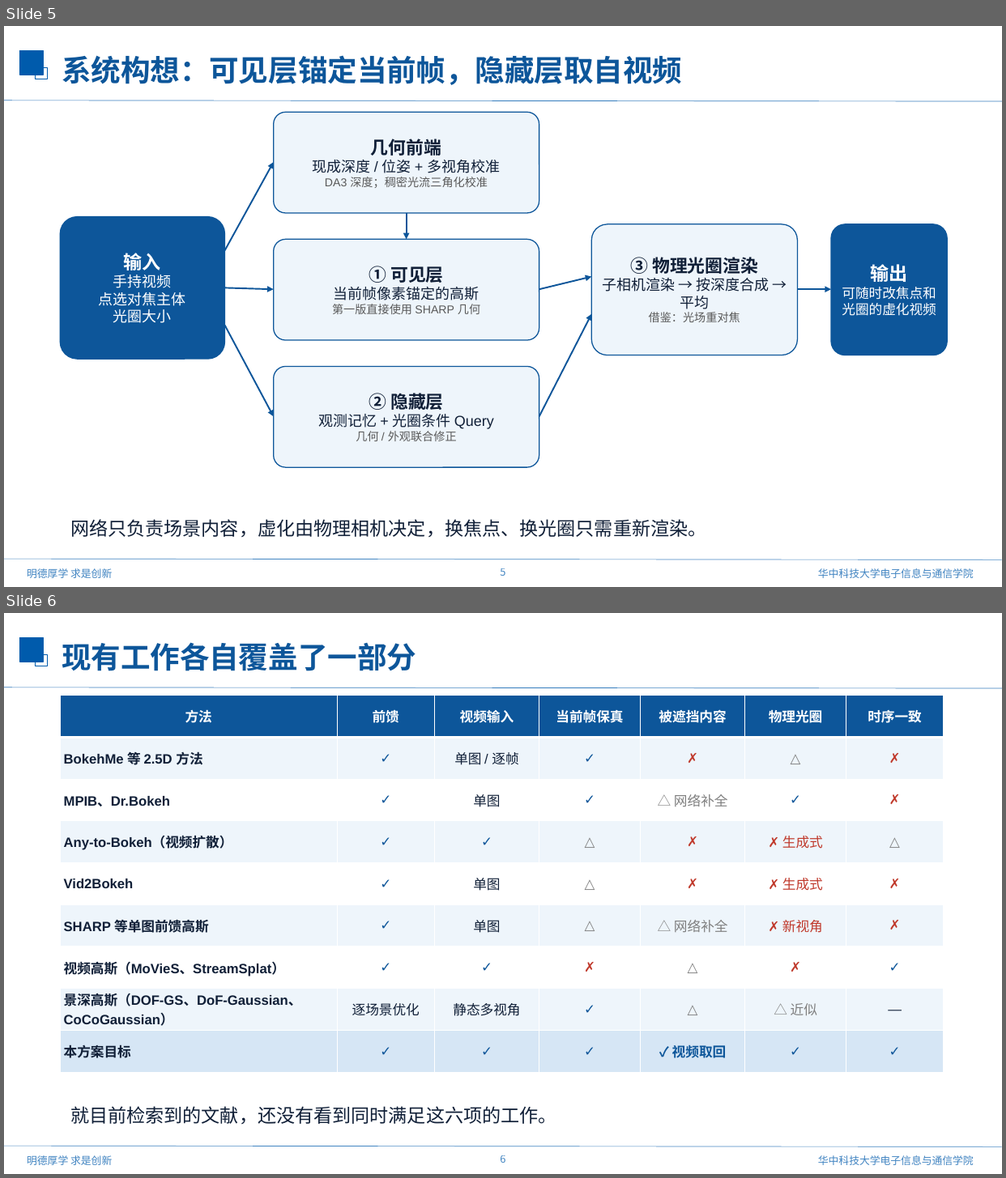
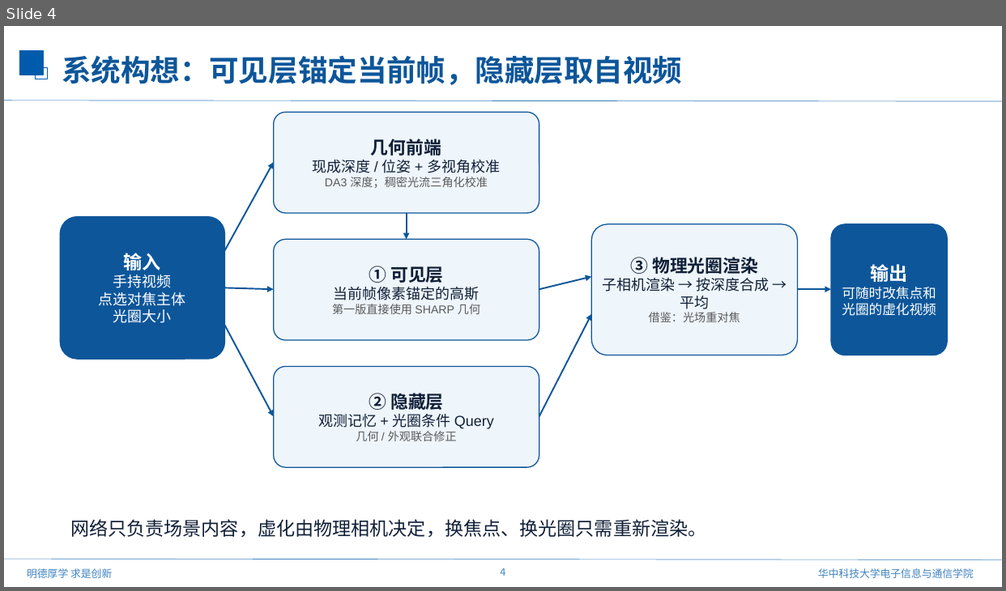
Before and after one commit to mengmcy1/OPPO-depth-guided-video-bokeh, a slide deck: 汇报/2026-11-11_前馈视频虚化思路与验证/前馈视频虚化思路与验证_1111.pptx. Shown one above the other, each under a label of ours: slides 5 and 6 before the commit, slide 4 after it. The pictures are 1006x1178 and 1006x591 pixels, drawn with LibreOffice and Linux fonts; fonts in the diff are those of the drawing; background and template pictures are left out. Boxes give left, top, right and bottom in pixels: in the first picture for what was removed or moved away, otherwise in the second. Text is boxed around its words. In the diff, an @@ line names an element or a change of style, - is before the commit and + after.

```diff
--- a/汇报/2026-11-11_前馈视频虚化思路与验证/前馈视频虚化思路与验证_1111.pptx
+++ b/汇报/2026-11-11_前馈视频虚化思路与验证/前馈视频虚化思路与验证_1111.pptx
@@ slide 6 removed at [4, 613, 1002, 1174], background #FFFFFF; not listed: 7 template elements that a slide beside it also shows @@
@@ text removed at [62, 642, 416, 671] @@
-现有工作各自覆盖了一部分
@@ table removed at [60, 696, 944, 1072], 9 rows, 7 columns @@
-方法 | 前馈 | 视频输入 | 当前帧保真 | 被遮挡内容 | 物理光圈 | 时序一致
-BokehMe 等 2.5D 方法 | ✓ | 单图 / 逐帧 | ✓ | ✗ | △ | ✗
-MPIB、Dr.Bokeh | ✓ | 单图 | ✓ | △ 网络补全 | ✓ | ✗
-Any-to-Bokeh（视频扩散） | ✓ | ✓ | △ | ✗ | ✗ 生成式 | △
-Vid2Bokeh | ✓ | 单图 | △ | ✗ | ✗ 生成式 | ✗
-SHARP 等单图前馈高斯 | ✓ | 单图 | △ | △ 网络补全 | ✗ 新视角 | ✗
-视频高斯（MoVieS、StreamSplat） | ✓ | ✓ | ✗ | △ | ✗ | ✓
-景深高斯（DOF-GS、DoF-Gaussian、CoCoGaussian） | 逐场景优化 | 静态多视角 | ✓ | △ | △ 近似 | —
-本方案目标 | ✓ | ✓ | ✓ | ✓ 视频取回 | ✓ | ✓
@@ text removed at [70, 1106, 557, 1125] @@
-就目前检索到的文献，还没有看到同时满足这六项的工作。
@@ what was slide 5 is now slide 4 @@
@@ page number at [500, 569, 505, 576]: text changed @@
-5
+4
```
Also in this commit, not shown: 3 slides changed, 3 slides added, 6 other slides removed, 20 other files.
